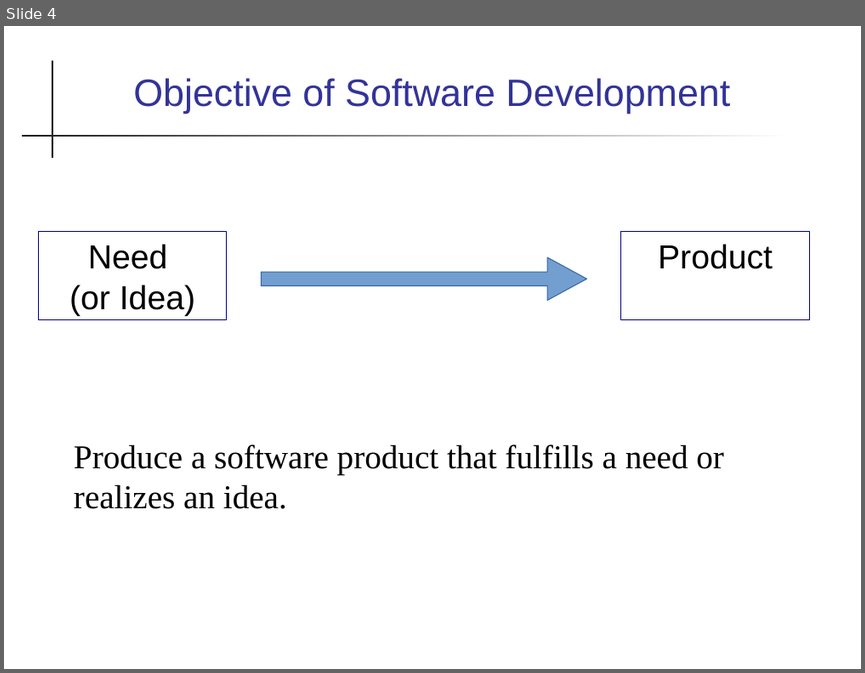
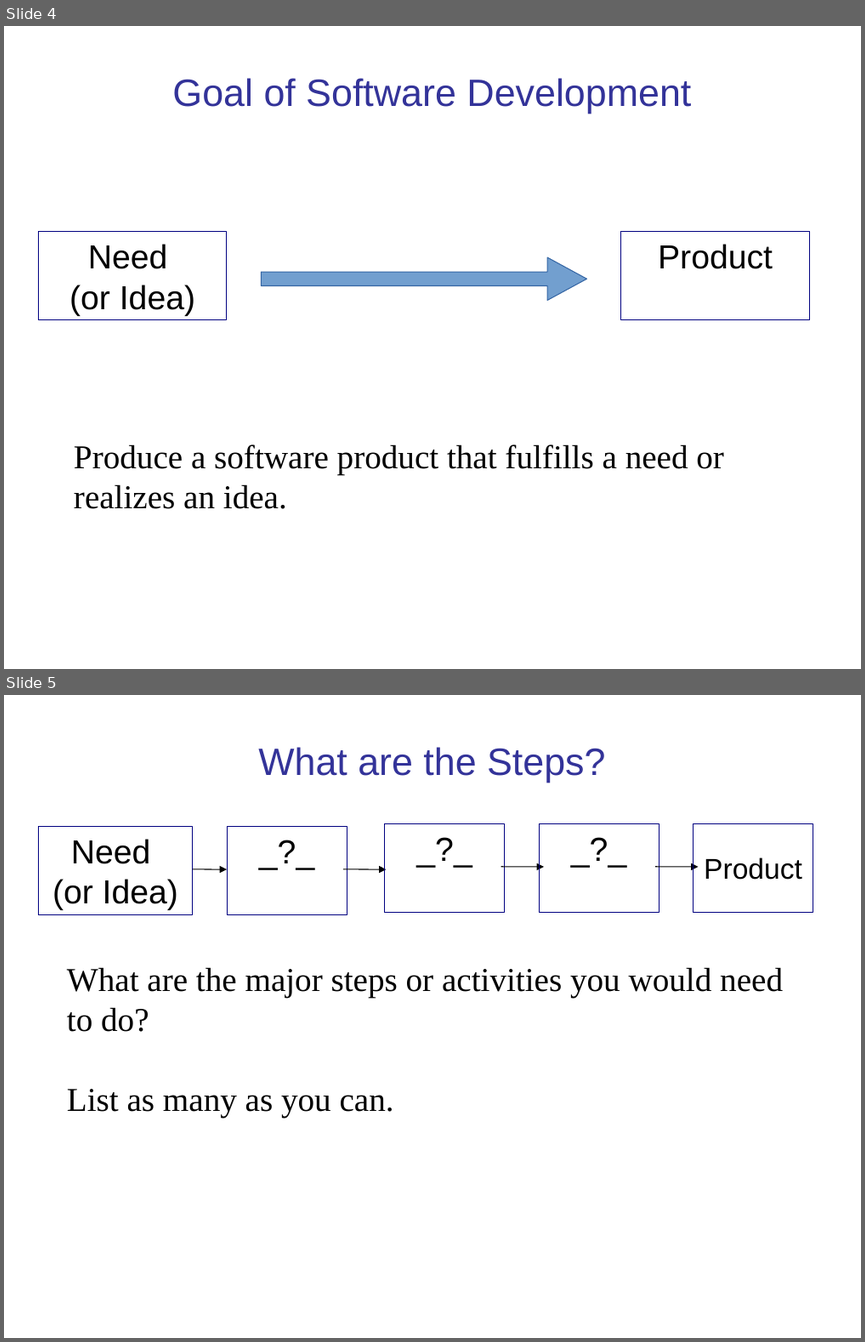
Before and after one commit to cpske/ISP, a slide deck: intro/Introduction-software-process.ppt. Shown one above the other, each under a label of ours: slide 4 before the commit, slides 4 and 5 after it. The pictures are 865x673 and 865x1342 pixels, drawn with LibreOffice and Linux fonts; fonts in the diff are those of the drawing. Boxes give left, top, right and bottom in pixels: in the first picture for what was removed or moved away, otherwise in the second. Text is boxed around its words. In the diff, an @@ line names an element or a change of style, - is before the commit and + after.

```diff
--- a/intro/Introduction-software-process.ppt
+++ b/intro/Introduction-software-process.ppt
@@ slide 5 added at (4,695,861,1338), background #FFFFFF @@
@@ title added at (258,747,605,783), 32 pt, text #333399 @@
+What are the Steps?
@@ rectangle added at (38,826,193,914), outline #000080 0.74 pt, 28 pt, text #000000 @@
+Need
+(or Idea)
@@ rectangle added at (227,826,347,914), outline #000080 0.74 pt, 28 pt, text #000000 @@
+_?_
@@ rectangle added at (385,823,505,912), outline #000080 0.74 pt, 28 pt, text #000000 @@
+_?_
@@ rectangle added at (539,823,658,912), outline #000080 0.74 pt, 28 pt, text #000000 @@
+_?_
@@ rectangle added at (692,823,813,912), outline #000080 0.74 pt, 24 pt, text #000000 @@
+Product
@@ arrow added from (193, 869) to (227, 869), #000000 0.74 pt @@
@@ arrow added from (343, 869) to (386, 869), #000000 0.74 pt @@
@@ arrow added from (501, 867) to (544, 867), #000000 0.74 pt @@
@@ arrow added from (655, 867) to (698, 867), #000000 0.74 pt @@
@@ text added at (67,967,783,1117), 28 pt, text #000000 @@
+What are the major steps or activities you would need to do?
+List as many as you can.
@@ slide 4 changed as well @@
@@ rectangle removed at (52,60,53,158) @@
@@ title at (172,78,691,114): text changed @@
-Objective of Software Development
+Goal of Software Development
@@ rectangle removed at (22,135,791,136) @@
```
Also in this commit, not shown: 32 other slides changed, 5 other slides added, 4 slides removed, 3 other files.
